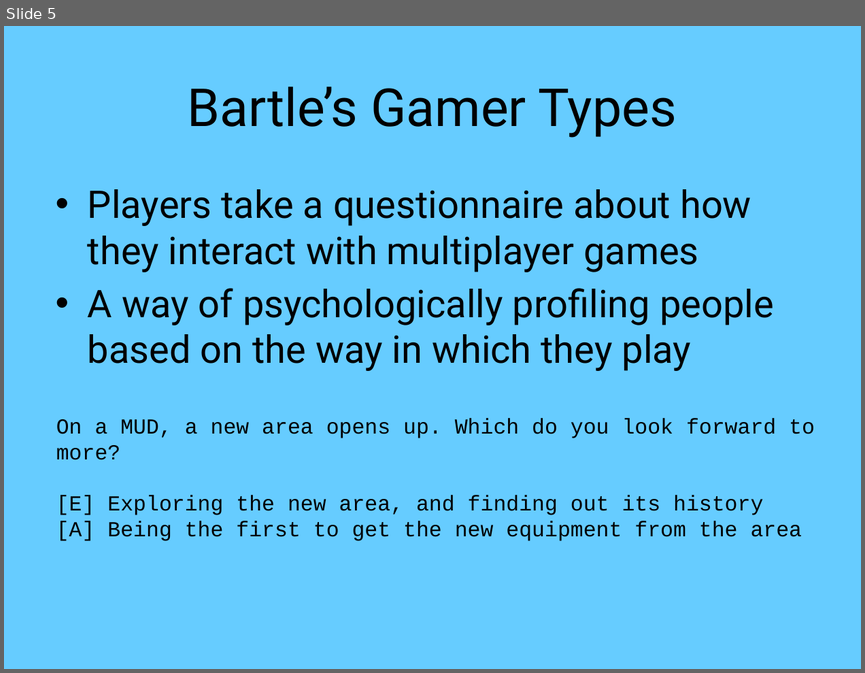
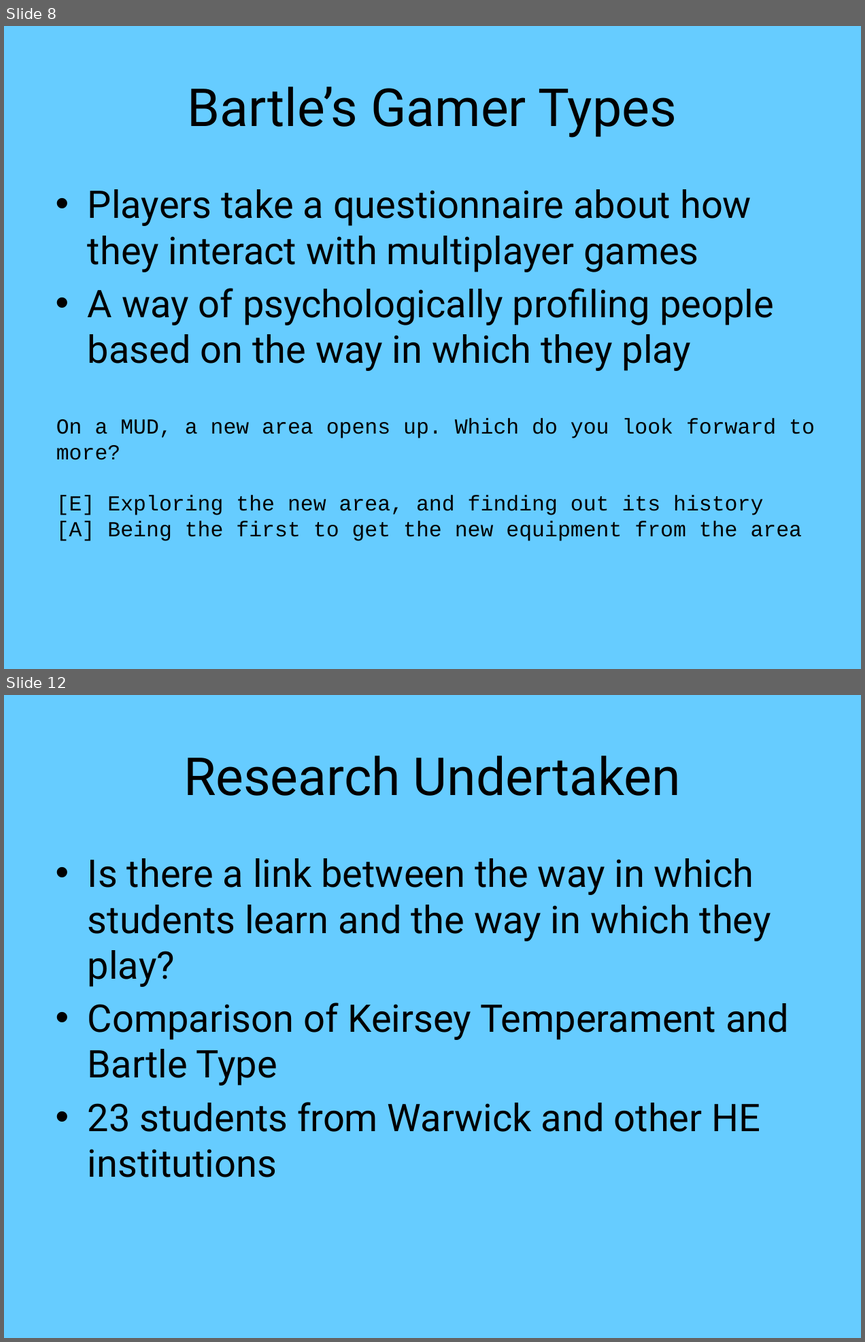
Before and after one commit to mcnutty26/dissertation, a slide deck: docs/presentation/master.pptx. Shown one above the other, each under a label of ours: slide 5 before the commit, slides 8 and 12 after it; the slides between them are not shown. The pictures are 865x673 and 865x1342 pixels, drawn with LibreOffice and Linux fonts; fonts in the diff are those of the drawing. Boxes give left, top, right and bottom in pixels: in the first picture for what was removed or moved away, otherwise in the second. Text is boxed around its words. In the diff, an @@ line names an element or a change of style, - is before the commit and + after.

```diff
--- a/docs/presentation/master.pptx
+++ b/docs/presentation/master.pptx
@@ slide 12 added at (4,695,861,1338), background #66CCFF @@
@@ title added at (184,756,681,796), 44 pt, text #000000 @@
+Research Undertaken
@@ text added at (88,858,789,1177), 32 pt, text #000000 @@
+• Is there a link between the way in which students learn and the way in which they play?
+• Comparison of Keirsey Temperament and Bartle Type
+• 23 students from Warwick and other HE institutions
@@ what was slide 5 is now slide 8 @@
```
Also in this commit, not shown: 7 slides changed, 2 other slides added, 4 slides removed, 19 other files.
